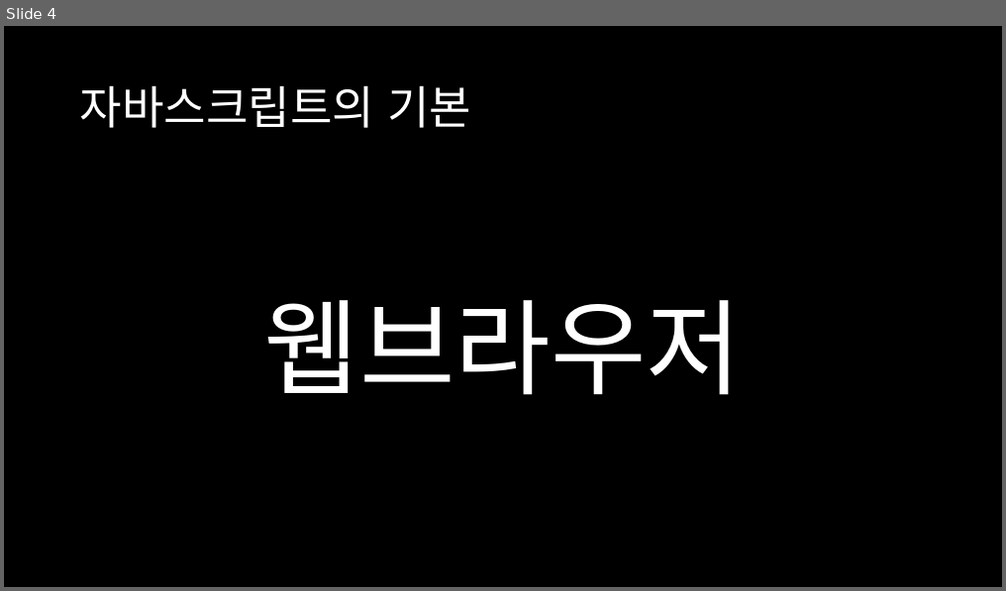
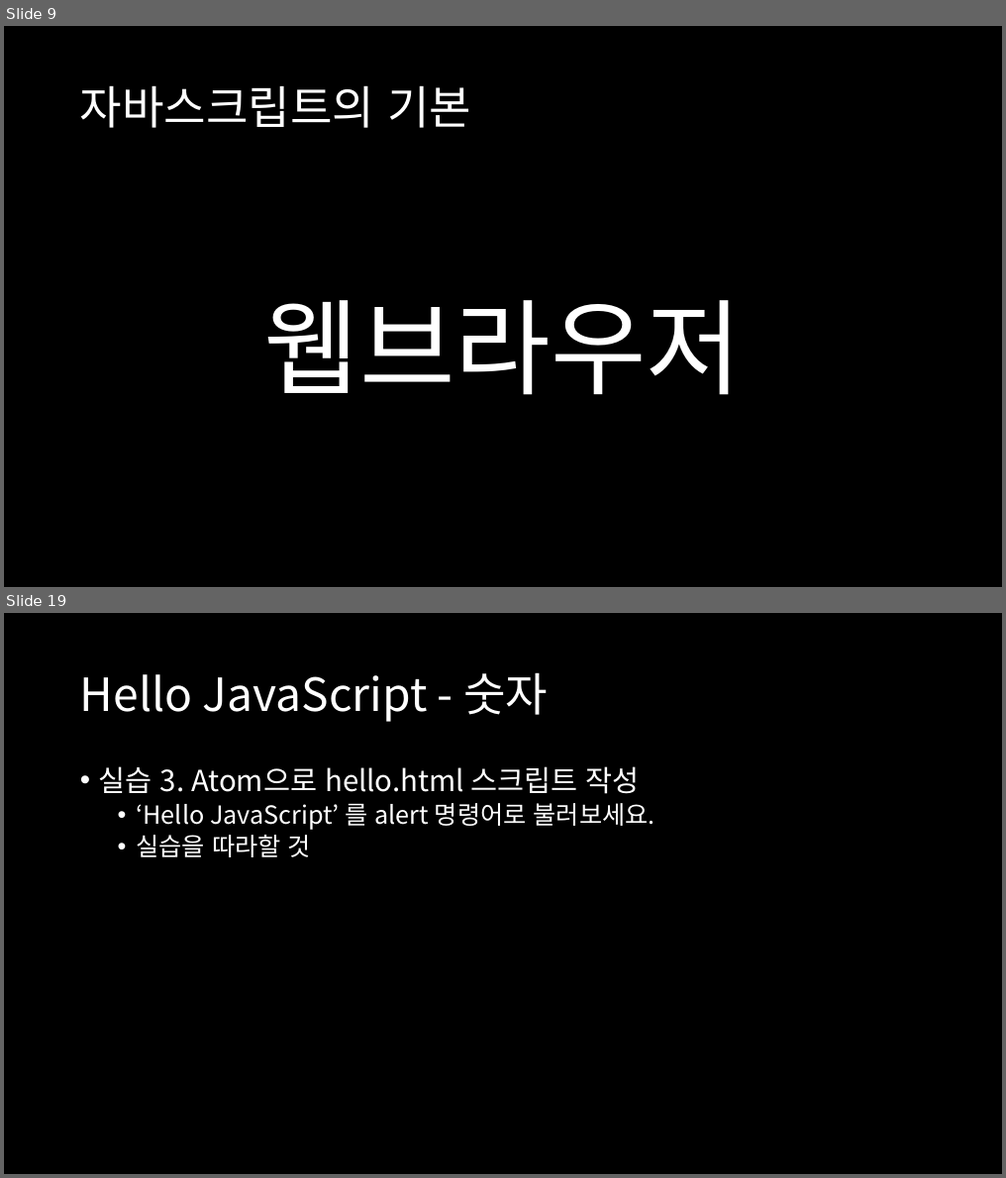
Before and after one commit to songhune/Webprogramming-Highschool, a slide deck: JavaScript/JavaScript.pptx. Shown one above the other, each under a label of ours: slide 4 before the commit, slides 9 and 19 after it; the slides between them are not shown. The pictures are 1006x591 and 1006x1178 pixels, drawn with LibreOffice and Linux fonts; fonts in the diff are those of the drawing. Boxes give left, top, right and bottom in pixels: in the first picture for what was removed or moved away, otherwise in the second. Text is boxed around its words. In the diff, an @@ line names an element or a change of style, - is before the commit and + after.

```diff
--- a/JavaScript/JavaScript.pptx
+++ b/JavaScript/JavaScript.pptx
@@ slide 19 added at [4, 613, 1002, 1174], background #000000 @@
@@ title added at [80, 672, 548, 722], 44 pt, text #FFFFFF @@
+Hello JavaScript - 숫자
@@ text added at [99, 766, 655, 858], 24 pt, text #FFFFFF @@
+• 실습 3. Atom으로 hello.html 스크립트 작성
+  • ‘Hello JavaScript’ 를 alert 명령어로 불러보세요.
+  • 실습을 따라할 것
@@ what was slide 4 is now slide 9 @@
```
Also in this commit, not shown: 3 slides changed, 35 other slides added, 26 other files.
